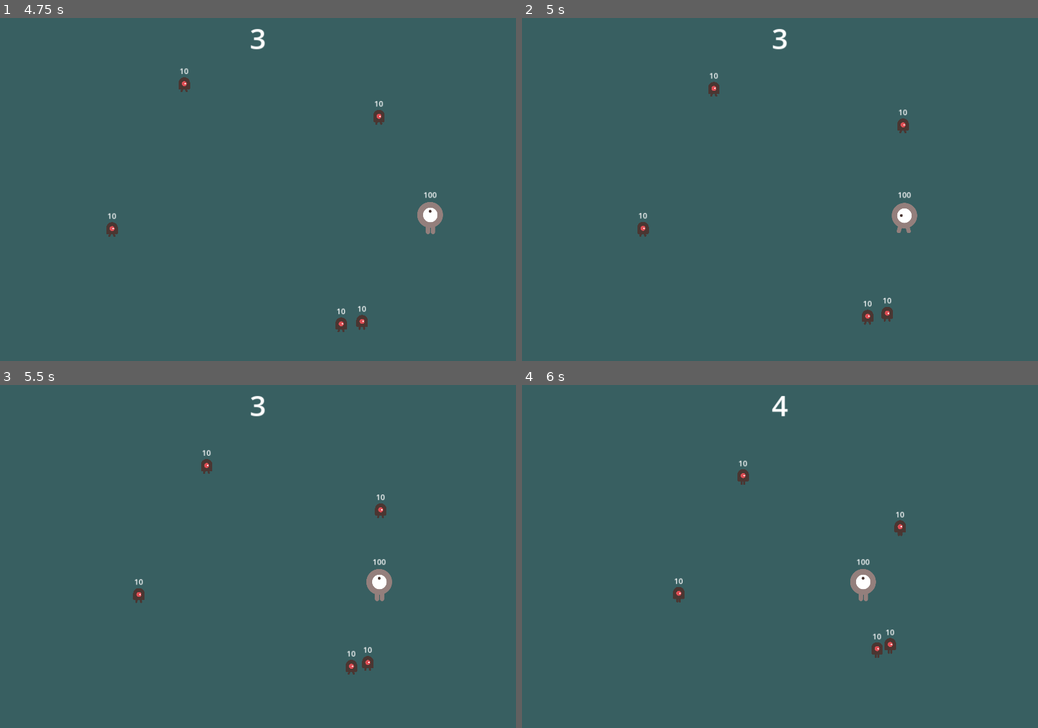
Above: before the commit, frames 1-4 (two rows, left to right).
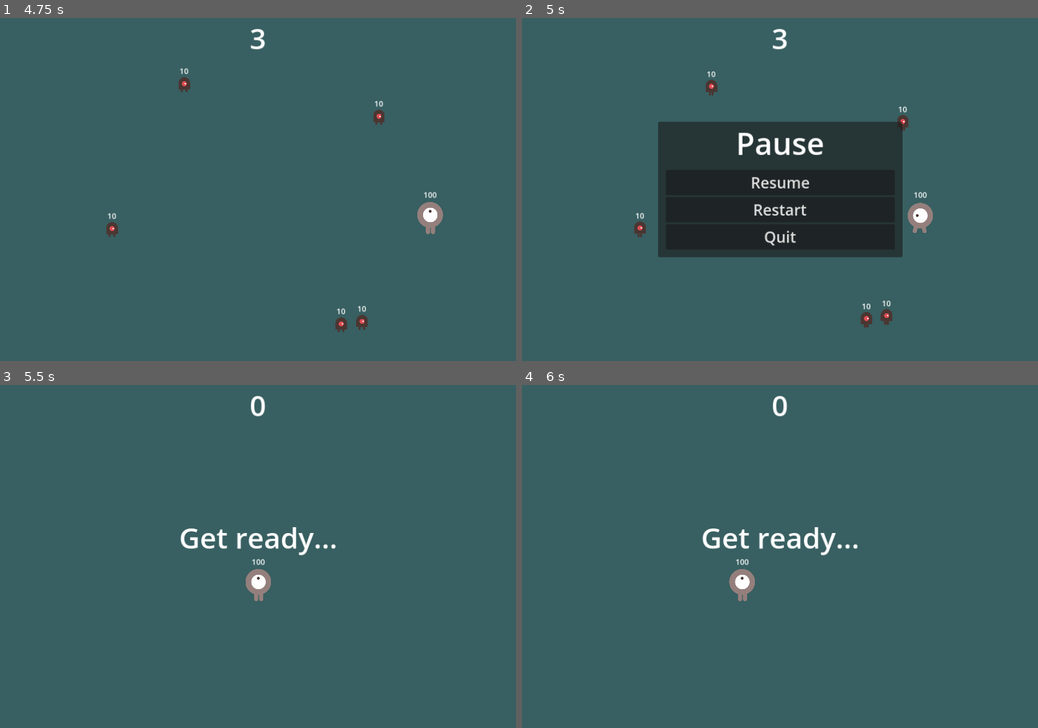
Above: after the commit, the same moments.

Repository: LimZiJia/SurviveTheSemester
Game: Godot game, scene res://main.tscn
Same seed, same stepped clock (60 frames per second), same inputs: the game is played once before the commit and once after it.
Inputs (mouse positions are in pixels of both pictures, inside the frame that each line leads up to):
- Up to frame 1 (4.75 s): click "Start" at 0.5 s; tap Enter (start_game) at 1.25, 1.35, 2.3, 2.85, 3.6, 4.55 s; hold D (move_right) 1.28-2.03 s; hold S (move_down) 2.03-2.78 s; tap Space (attack) at 2.1, 4.35 s; hold D (move_right) 2.78-3.53 s; hold W (move_up) 3.53-4.28 s; hold A (move_left) from 4.28 s (still down)
- Up to frame 2 (5 s): keep holding A (move_left); tap Escape (pause) at 4.9 s
- Up to frame 3 (5.5 s): release A (move_left) at 5 s; click (258, 577) at 5 s, where only the run after the commit has a clickable "Restart"
- Up to frame 4 (6 s): hold A (move_left) from 5.78 s (still down); tap Enter (start_game) at 5.85 s

Frame 1 is identical in both runs. In frame 2, 20% of the frame differs, in the area x 21-80%, y 15-91%; in frame 3, 2.0%; in frame 4, 2.0%.
Error before the commit: Attempt to call function 'pause' in base 'null instance' on a null instance. (res://main.gd:43)

Commit message:
Removed redundant MobTimer
1) Restored missing pause menu
2) Restored changes to Melee "visible" field
3) Removed redundant MobTimer

Diff:
--- a/config/wave_config.json
+++ b/config/wave_config.json
@@ -33,5 +33,19 @@
 		"damage": 10.0,
 		"count": 8,
 		"cooldown": 15.0
+	},
+	{
+		"health": 15.0,
+		"speed": 150.0,
+		"damage": 7.0,
+		"count": 20,
+		"cooldown": 5.0
+	},
+	{
+		"health": 5.0,
+		"speed": 75.0,
+		"damage": 5.0,
+		"count": 20,
+		"cooldown": 15.0
 	}
 ]
--- a/main.gd
+++ b/main.gd
@@ -17,7 +17,6 @@
 	$HUD.show_message_with_time("Get ready...", 1.0)
 	await($StartTimer.timeout)
 	$ScoreTimer.start()
-	$MobTimer.start()
 	$WaveController.start()
 
 
@@ -26,14 +25,12 @@
 	get_tree().call_group("mobs", "stop")
 	$WaveController.stop()
 	$ScoreTimer.stop()
-	$MobTimer.stop()
 	$HUD.show_game_over()
 
 
 func restart_game() -> void:
 	$WaveController.stop()
 	$ScoreTimer.stop()
-	$MobTimer.stop()
 
 	new_game()
 
--- a/main.tscn
+++ b/main.tscn
@@ -1,10 +1,11 @@
-[gd_scene load_steps=7 format=3 uid="uid://dhdc2gdsepjlg"]
+[gd_scene load_steps=8 format=3 uid="uid://dhdc2gdsepjlg"]
 
 [ext_resource type="PackedScene" uid="uid://24c77tnfu1qt" path="res://mob.tscn" id="1_0euvk"]
 [ext_resource type="PackedScene" uid="uid://bo7u78xqoo0oj" path="res://player.tscn" id="1_63u67"]
 [ext_resource type="Script" path="res://main.gd" id="1_icddk"]
 [ext_resource type="PackedScene" uid="uid://btoirnyhcke3x" path="res://hud.tscn" id="3_cdudp"]
 [ext_resource type="PackedScene" uid="uid://br24lgoadrfx8" path="res://wave_controller.tscn" id="3_mnirc"]
+[ext_resource type="PackedScene" uid="uid://dwhg23qa5e7xs" path="res://pause_menu.tscn" id="6_sc4rw"]
 
 [sub_resource type="Curve2D" id="Curve2D_u2oqr"]
 _data = {
@@ -42,11 +43,10 @@
 
 [node name="ScoreTimer" type="Timer" parent="."]
 
-[node name="MobTimer" type="Timer" parent="."]
-wait_time = 5.0
-
 [node name="StartMarker" type="Marker2D" parent="."]
 position = Vector2(540, 420)
+
+[node name="PauseMenu" parent="." instance=ExtResource("6_sc4rw")]
 
 [connection signal="start_game" from="HUD" to="." method="new_game"]
 [connection signal="dead" from="Player" to="." method="game_over"]
--- a/weapons/melee.tscn
+++ b/weapons/melee.tscn
@@ -38,7 +38,6 @@
 tracks/2/imported = false
 tracks/2/enabled = true
 tracks/2/path = NodePath(".:visible")
-tracks/2/path = NodePath("Sprite2D:visible")
 tracks/2/interp = 1
 tracks/2/loop_wrap = true
 tracks/2/keys = {
@@ -78,7 +77,7 @@
 tracks/2/type = "value"
 tracks/2/imported = false
 tracks/2/enabled = true
-tracks/2/path = NodePath("Sprite2D:visible")
+tracks/2/path = NodePath(".:visible")
 tracks/2/interp = 1
 tracks/2/loop_wrap = true
 tracks/2/keys = {
@@ -118,7 +117,7 @@
 tracks/2/type = "value"
 tracks/2/imported = false
 tracks/2/enabled = true
-tracks/2/path = NodePath("Sprite2D:visible")
+tracks/2/path = NodePath(".:visible")
 tracks/2/interp = 1
 tracks/2/loop_wrap = true
 tracks/2/keys = {
@@ -158,7 +157,7 @@
 tracks/2/type = "value"
 tracks/2/imported = false
 tracks/2/enabled = true
-tracks/2/path = NodePath("Sprite2D:visible")
+tracks/2/path = NodePath(".:visible")
 tracks/2/interp = 1
 tracks/2/loop_wrap = true
 tracks/2/keys = {
@@ -198,7 +197,7 @@
 tracks/2/type = "value"
 tracks/2/imported = false
 tracks/2/enabled = true
-tracks/2/path = NodePath("Sprite2D:visible")
+tracks/2/path = NodePath(".:visible")
 tracks/2/interp = 1
 tracks/2/loop_wrap = true
 tracks/2/keys = {
@@ -238,7 +237,7 @@
 tracks/2/type = "value"
 tracks/2/imported = false
 tracks/2/enabled = true
-tracks/2/path = NodePath("Sprite2D:visible")
+tracks/2/path = NodePath(".:visible")
 tracks/2/interp = 1
 tracks/2/loop_wrap = true
 tracks/2/keys = {
@@ -278,7 +277,7 @@
 tracks/2/type = "value"
 tracks/2/imported = false
 tracks/2/enabled = true
-tracks/2/path = NodePath("Sprite2D:visible")
+tracks/2/path = NodePath(".:visible")
 tracks/2/interp = 1
 tracks/2/loop_wrap = true
 tracks/2/keys = {
@@ -318,7 +317,7 @@
 tracks/2/type = "value"
 tracks/2/imported = false
 tracks/2/enabled = true
-tracks/2/path = NodePath("Sprite2D:visible")
+tracks/2/path = NodePath(".:visible")
 tracks/2/interp = 1
 tracks/2/loop_wrap = true
 tracks/2/keys = {
@@ -359,7 +358,6 @@
 [node name="CollisionShape2D" type="CollisionShape2D" parent="Sprite2D/HitboxArea"]
 position = Vector2(14.988, -352.273)
 shape = SubResource("RectangleShape2D_5uff8")
-disabled = true
 
 [node name="AnimationPlayer" type="AnimationPlayer" parent="."]
 libraries = {
Not shown: 1 places in weapons/melee.tscn that only renumber resources
